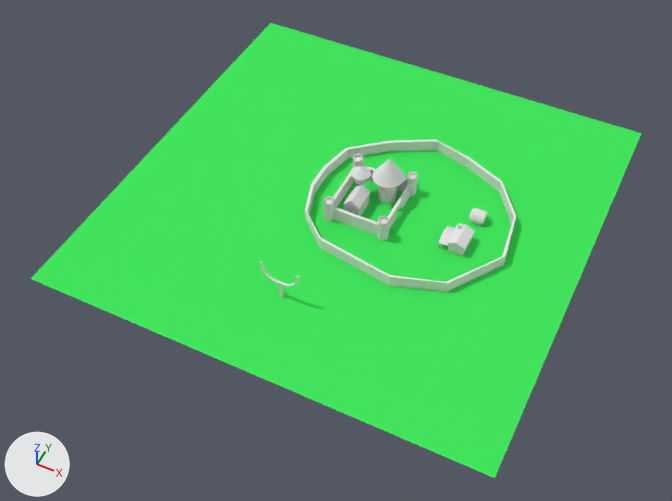
Before and after pictures for a commit that changed the Blender file GGj18/Assets/Models/thatchHouse.blend.
Rendered twice from a 50 mm camera at (50.3, -112.0, 122.6) aimed at (0.3, -11.9, -2.5). Every picture has the same lights, and +X, +Y and +Z are marked at lower left.

The first picture shows 'Blacksmith', 'CastleWalls', 'House', 'Plane', 'Wall', 'WizardTower'.
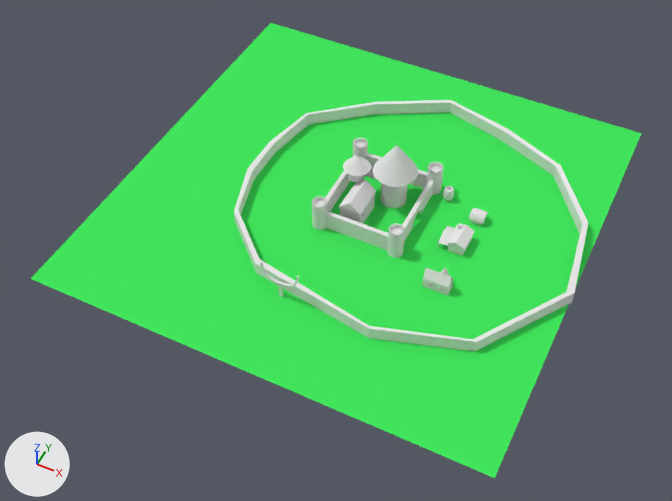
Commit message: New house in blend file

Where the newer file only moved an object's origin or applied its transform, the numbers keep the older frame.

Boxes [x1, y1, x2, y2] around the edits, measured in the pictures (672 x 501 px):
'Wall', rescaled (67% wider, 64% taller): before [305, 139, 516, 292]; after [234, 100, 588, 351]
'CastleWalls', moved, rescaled (38% wider, 40% taller): before [323, 154, 418, 240]; after [312, 137, 443, 258]
'WizardTower', moved, rescaled (38% wider, 36% taller): before [351, 158, 405, 204]; after [343, 145, 418, 208]
'House', mesh rescaled (36% wider, 36% taller): before [343, 184, 370, 216]; after [339, 180, 376, 224]
'Cottage', added: after [422, 267, 453, 295]
'Barrel', moved (not visible before): after [443, 186, 454, 201]

The change, as a diff of the scene's bpy script:
```diff
--- a/GGj18/Assets/Models/thatchHouse.blend.py
+++ b/GGj18/Assets/Models/thatchHouse.blend.py
@@ me_cylinder_006 @@
 me_cylinder_006.from_pydata(...)  # 171 vertices, 137 faces, 21 loose edges; spans x 0.32..3.42, y -4.4..0.41, z -1.92..2.34
 # used by ob_house; location = (-1.8, -1.0, 1.9)
+# me_cylinder_006 part 1: the whole mesh is scaled about its middle by 1.39, then moved by (0.73, -1.3, 0.9)
@@ me_cube_002 @@
+me_cube_002.from_pydata(...)  # 146 vertices, 121 faces, 1 loose edge; spans x -0.6..0.72, y -0.31..0.67, z -0.68..1.05
+me_cube_002.materials.append(mat_material)  # its picture is missing
@@ ob_barrel @@
 ob_barrel = bpy.data.objects.new('Barrel', me_cylinder_008)
-ob_barrel.location = (6.6, 6.9, 1.0)
+ob_barrel.location = (14.1, 6.9, 1.5)
@@ ob_castlewalls @@
 ob_castlewalls = bpy.data.objects.new('CastleWalls', me_cylinder_003)
-ob_castlewalls.location = (-1.8, -1.0, 1.9)
+ob_castlewalls.location = (-1.8, -1.0, 2.4)
+ob_castlewalls.scale = (1.39, 1.39, 1.39)
@@ ob_wizardtower @@
 ob_wizardtower = bpy.data.objects.new('WizardTower', me_cylinder)
-ob_wizardtower.location = (3.8, 2.3, 1.5)
+ob_wizardtower.location = (5.1, 2.3, 2.1)
 ob_wizardtower.rotation_euler = (0.0, 0.0, -1.131)  # degrees (0, 0, -65)
-ob_wizardtower.scale = (1.26, 1.26, 4.11)
+ob_wizardtower.scale = (1.75, 1.75, 5.71)
@@ ob_wall @@
 ob_wall.location = (9.2, 0.4, 1.2)
-ob_wall.scale = (2.13, 2.13, 1.81)
+ob_wall.scale = (3.54, 3.54, 2.18)
@@ ob_cottage @@
+ob_cottage = bpy.data.objects.new('Cottage', me_cube_002)
+ob_cottage.location = (20.2, -13.6, 1.6)
+ob_cottage.scale = (3.54, 3.54, 2.18)
```
